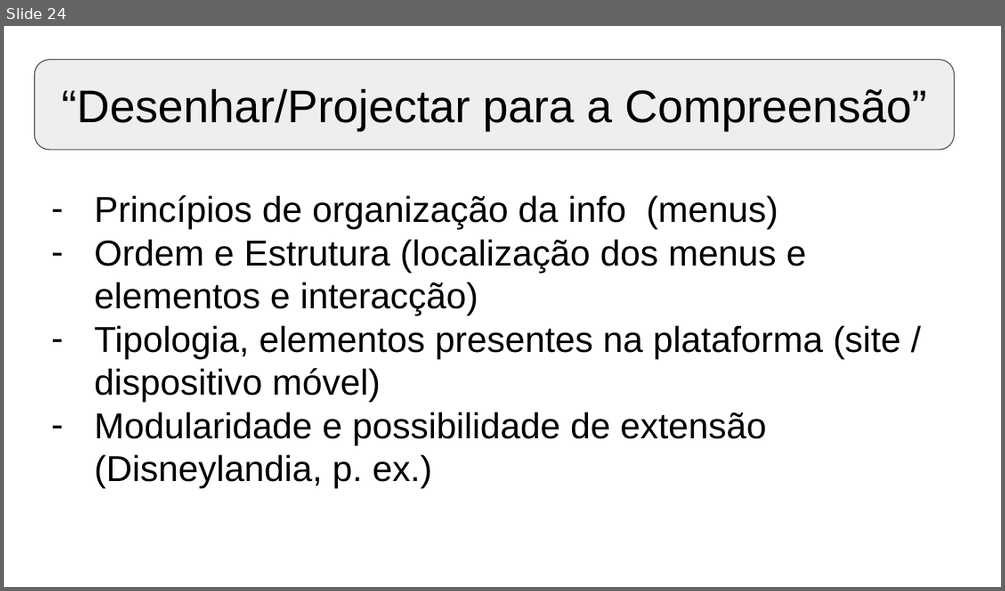
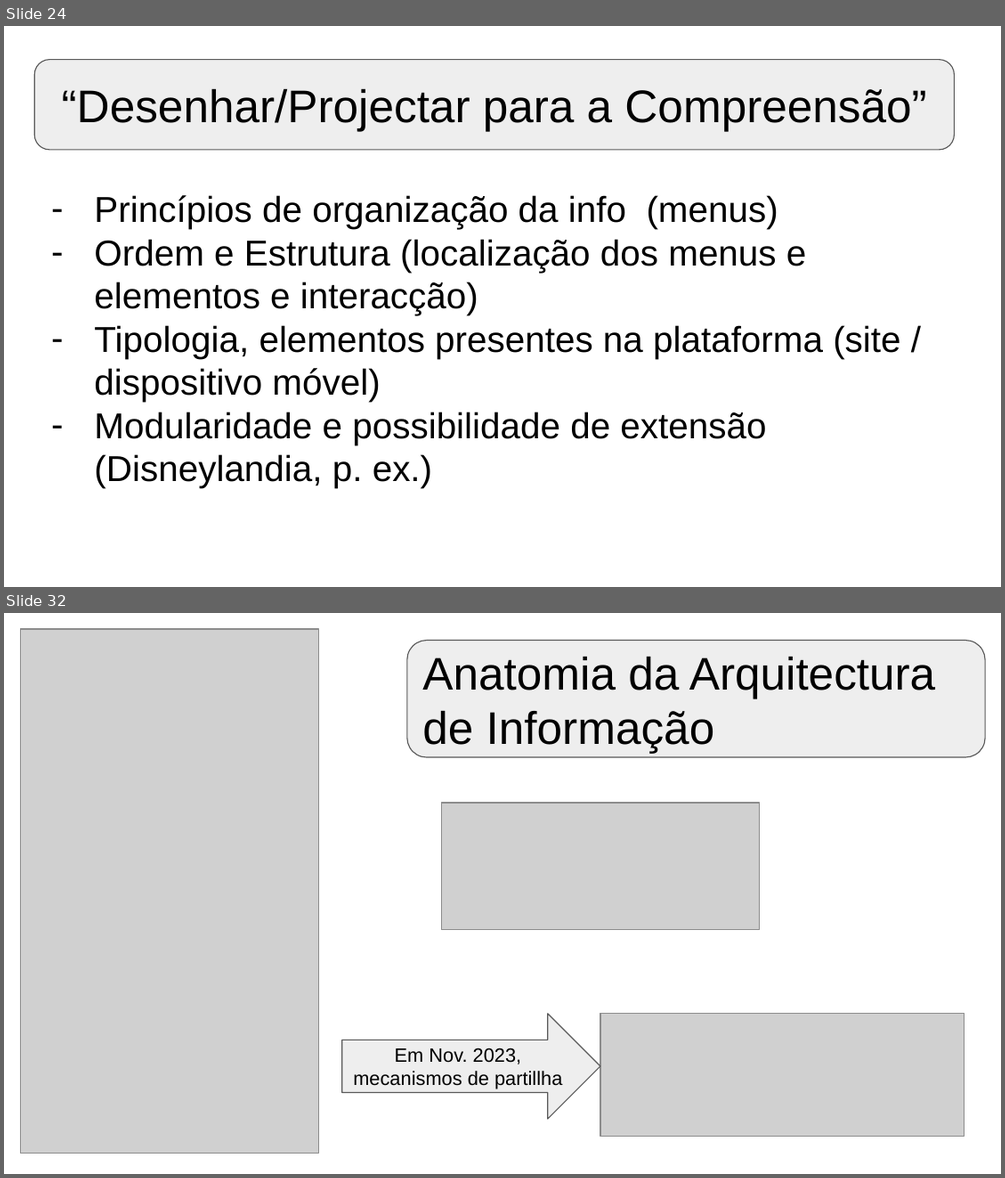
Before and after one commit to pedroccpimenta/aiwm, a slide deck: AIWM.pptx. Shown one above the other, each under a label of ours: slide 24 before the commit, slides 24 and 32 after it; the slides between them are not shown. The pictures are 1005x591 and 1005x1178 pixels, drawn with LibreOffice and Linux fonts; fonts in the diff are those of the drawing; grey boxes stand for pictures. Boxes give left, top, right and bottom in pixels: in the first picture for what was removed or moved away, otherwise in the second. Text is boxed around its words. In the diff, an @@ line names an element or a change of style, - is before the commit and + after.

```diff
--- a/AIWM.pptx
+++ b/AIWM.pptx
@@ slide 32 added at [4, 613, 1001, 1174], background #FFFFFF @@
@@ picture added at [21, 629, 319, 1152] @@
@@ rounded rectangle added at [406, 640, 985, 756], fill #EEEEEE, outline #595959 0.75 pt, 33 pt, text #000000 @@
+Anatomia da Arquitectura de Informação
@@ picture added at [442, 803, 760, 929] @@
@@ right arrow added at [342, 1013, 600, 1119], fill #EEEEEE, outline #595959 0.75 pt, 14 pt, text #000000 @@
+Em Nov. 2023, mecanismos de partillha
@@ picture added at [600, 1013, 964, 1136] @@
```
Also in this commit, not shown: 1 slide changed, 19 other slides added, 1 slide removed, 1 other file.
